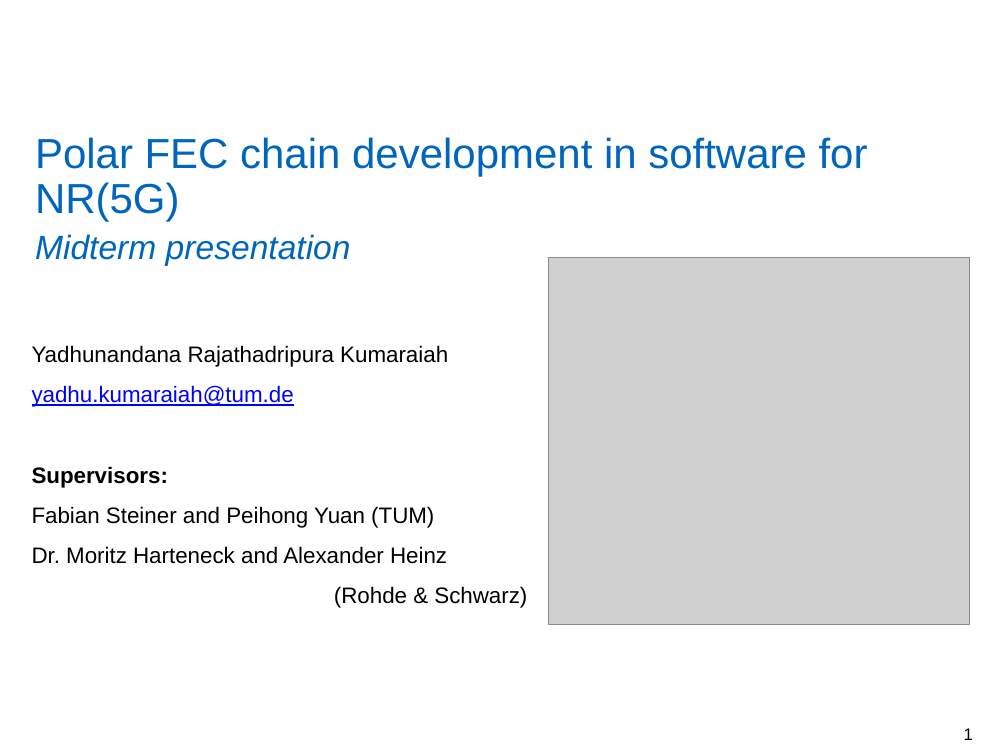
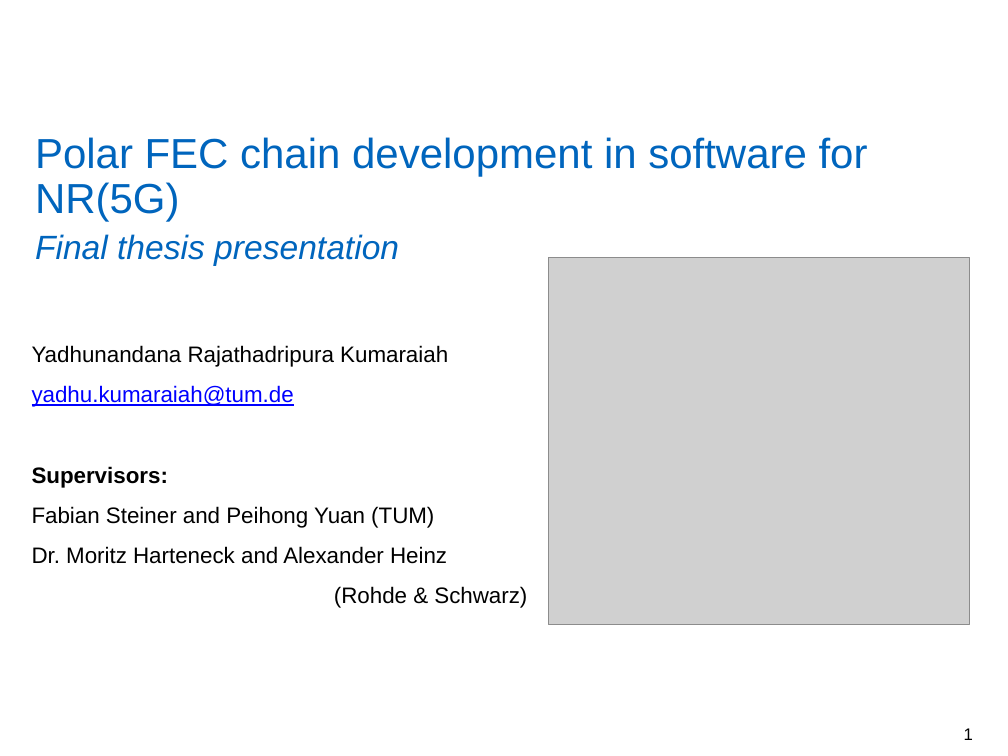
Before and after one commit to yadhu1961/thesis_5GPolorCodes, a slide deck: slide 1 of final_presentation/finalPpt.pptx. Drawn at 1008x756 pixels with LibreOffice and Linux fonts; fonts in the diff are those of the drawing; grey boxes stand for pictures; background and template pictures are left out. Boxes give left, top, right and bottom in pixels: in the first picture for what was removed or moved away, otherwise in the second. Text is boxed around its words. In the diff, an @@ line names an element or a change of style, - is before the commit and + after.

```diff
--- a/final_presentation/finalPpt.pptx
+++ b/final_presentation/finalPpt.pptx
@@ title at [35,137,868,266]: text changed @@
-Polar FEC chain development in software for NR(5G)
-Midterm presentation
+Polar FEC chain development in software for NR(5G)
+Final thesis presentation
```
Also in this commit, not shown: 3 other slides changed, 2 slides added.
